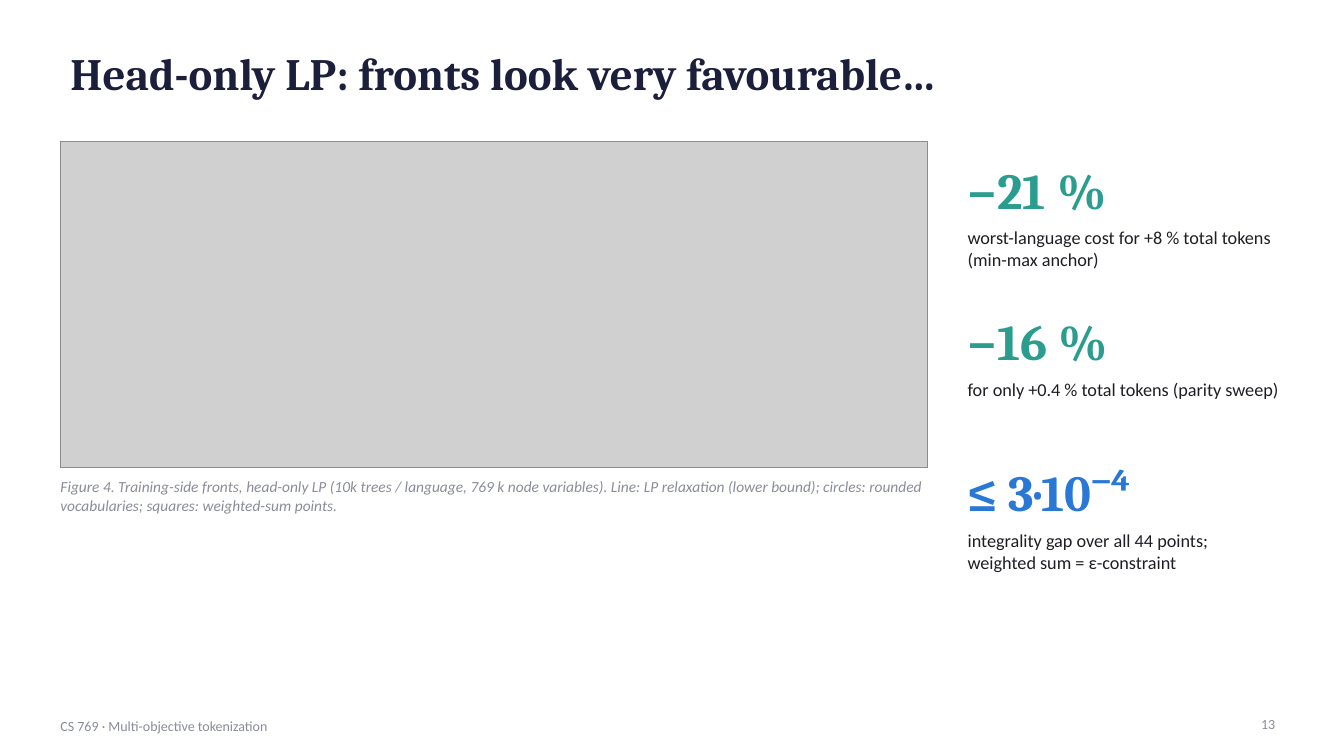
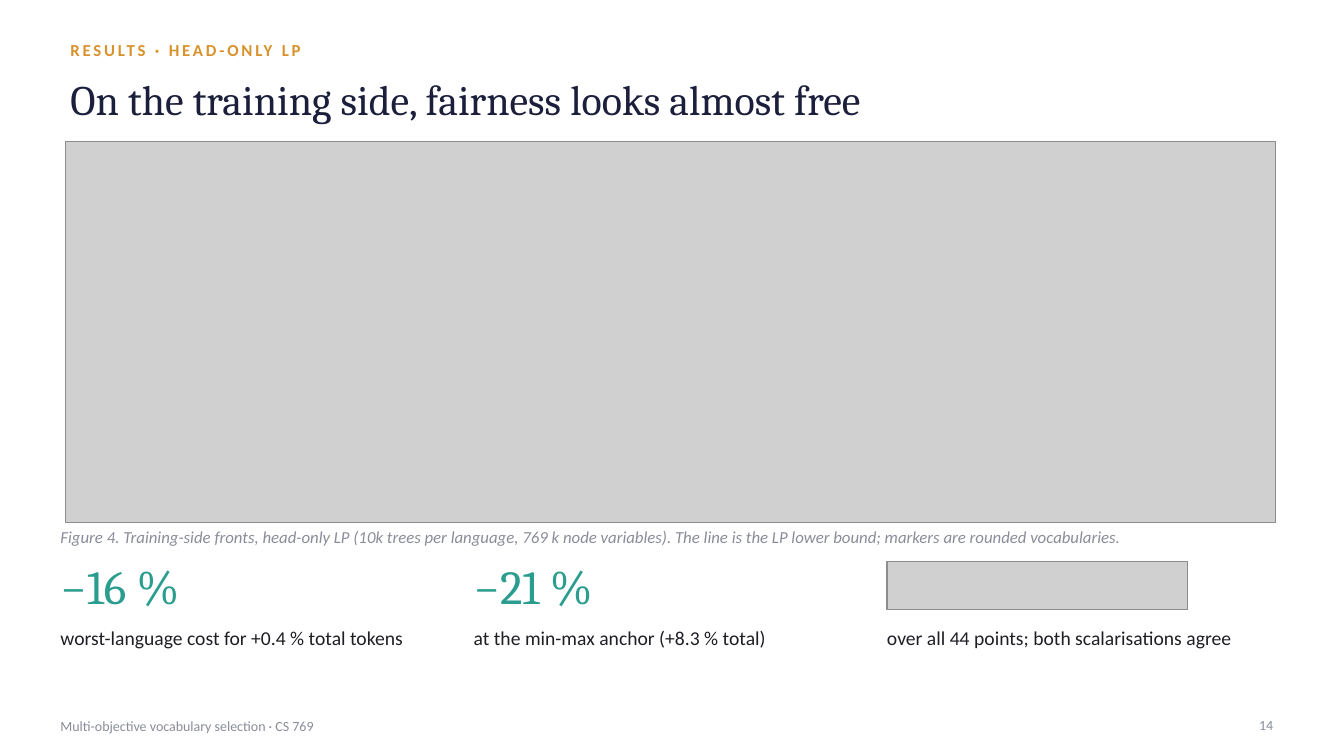
Before and after one commit to n6m9n/769, a slide deck: slide 14 of report/presentation.pptx (slide 13 before the commit). Drawn at 1344x756 pixels with LibreOffice and Linux fonts; fonts in the diff are those of the drawing; grey boxes stand for pictures. Boxes give left, top, right and bottom in pixels: in the first picture for what was removed or moved away, otherwise in the second. Text is boxed around its words. In the diff, an @@ line names an element or a change of style, - is before the commit and + after.

```diff
--- a/report/presentation.pptx
+++ b/report/presentation.pptx
@@ text at [70,58,936,100]: text changed; size 32 to 12 pt; font Cambria to Calibri; text colour #1B1F3B to #D9912B @@
-Head-only LP: fronts look very favourable…
+RESULTS · HEAD-ONLY LP
@@ title added at [70,85,860,125], 30 pt, text #1B1F3B @@
+On the training side, fairness looks almost free
@@ picture: place and size @@
-picture at [60,141,928,468]
+picture at [66,141,1275,522]
@@ text removed at [968,383,1278,399] @@
-for only +0.4 % total tokens (parity sweep)
@@ text removed at [1009,469,1130,512] @@
-≤ 3·10⁻⁴
@@ text at [60,531,1120,546]: text changed; size 11 to 12 pt @@
-Figure 4. Training-side fronts, head-only LP (10k trees / language, 769 k node variables). Line: LP relaxation (lower bound); circles: rounded vocabularies; squares: weighted-sum points.
+Figure 4. Training-side fronts, head-only LP (10k trees per language, 769 k node variables). The line is the LP lower bound; markers are rounded vocabularies.
@@ text "−16 %" at [60,572,126,605]: size 36 to 34 pt, bold off @@
@@ text "−16 %": place and size @@
-text "−16 %" at [968,326,1048,361]
+text "−16 %" at [60,572,126,605]
@@ text "−21 %": place and size @@
-text "−21 %" at [968,175,1046,209]
+text "−21 %" at [474,572,540,604]
@@ text "−21 %" at [474,572,540,604]: size 36 to 34 pt, bold off @@
@@ picture added at [887,562,1188,610] @@
@@ text at [60,631,403,649]: text changed; size 13 to 14 pt @@
-worst-language cost for +8 % total tokens (min-max anchor)
+worst-language cost for +0.4 % total tokens
@@ text added at [474,631,766,648], 14 pt, text #1E1E24 @@
+at the min-max anchor (+8.3 % total)
@@ text at [887,631,1231,649]: text changed; size 13 to 14 pt @@
-integrality gap over all 44 points; weighted sum = ε-constraint
+over all 44 points; both scalarisations agree
@@ text at [60,721,313,733]: text changed @@
-CS 769 · Multi-objective tokenization
+Multi-objective vocabulary selection · CS 769
@@ page number added at [1259,721,1273,730], 10 pt, text #8A8D99 @@
+14
@@ page number removed at [1261,720,1275,729] @@
-13
```
Also in this commit, not shown: 17 other slides changed, 19 slides added, 13 slides removed, 18 other files.
